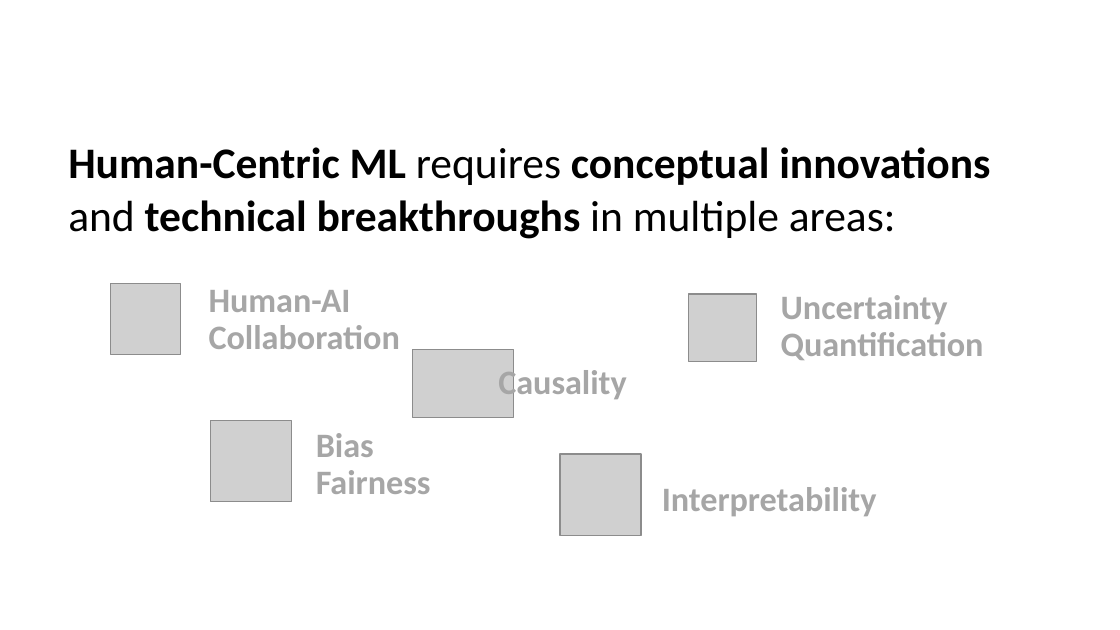
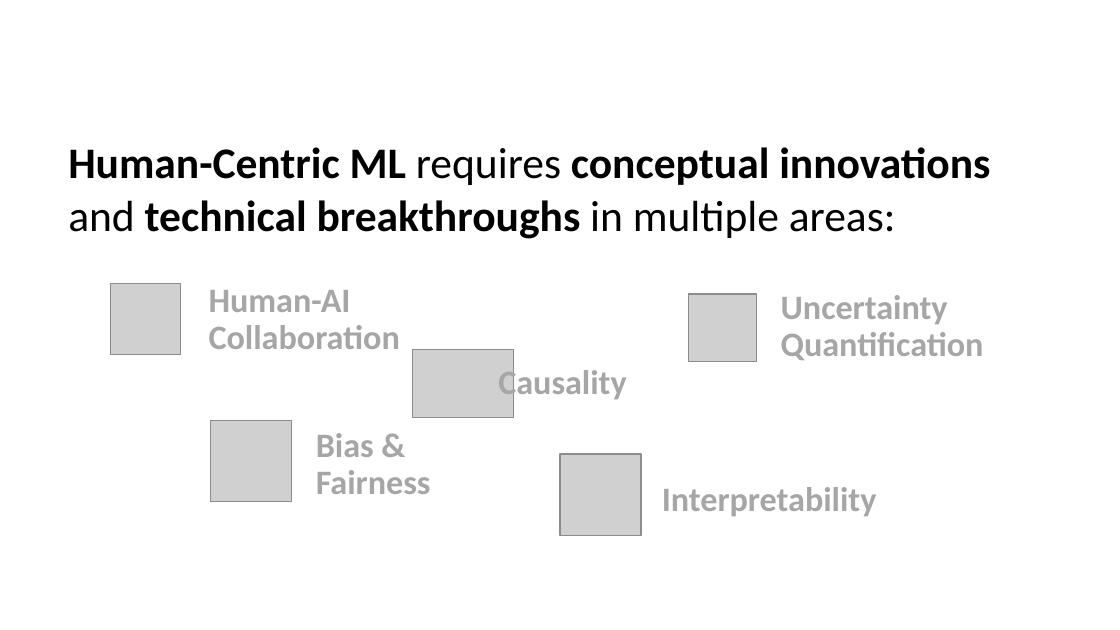
Before and after one commit to Networks-Learning/hcml-seminar-2023, a slide deck: slide 4 of hcml-seminar-kickoff-meeting-2023.pptx. Drawn at 1120x630 pixels with LibreOffice and Linux fonts; fonts in the diff are those of the drawing; grey boxes stand for pictures; background and template pictures are left out. Boxes give left, top, right and bottom in pixels: in the first picture for what was removed or moved away, otherwise in the second. Text is boxed around its words. In the diff, an @@ line names an element or a change of style, - is before the commit and + after.

```diff
--- a/hcml-seminar-kickoff-meeting-2023.pptx
+++ b/hcml-seminar-kickoff-meeting-2023.pptx
@@ text at bbox=[316, 433, 431, 494]: text changed @@
-Bias
-Fairness
+Bias &
+Fairness
```
Also in this commit, not shown: 1 other slide changed.
